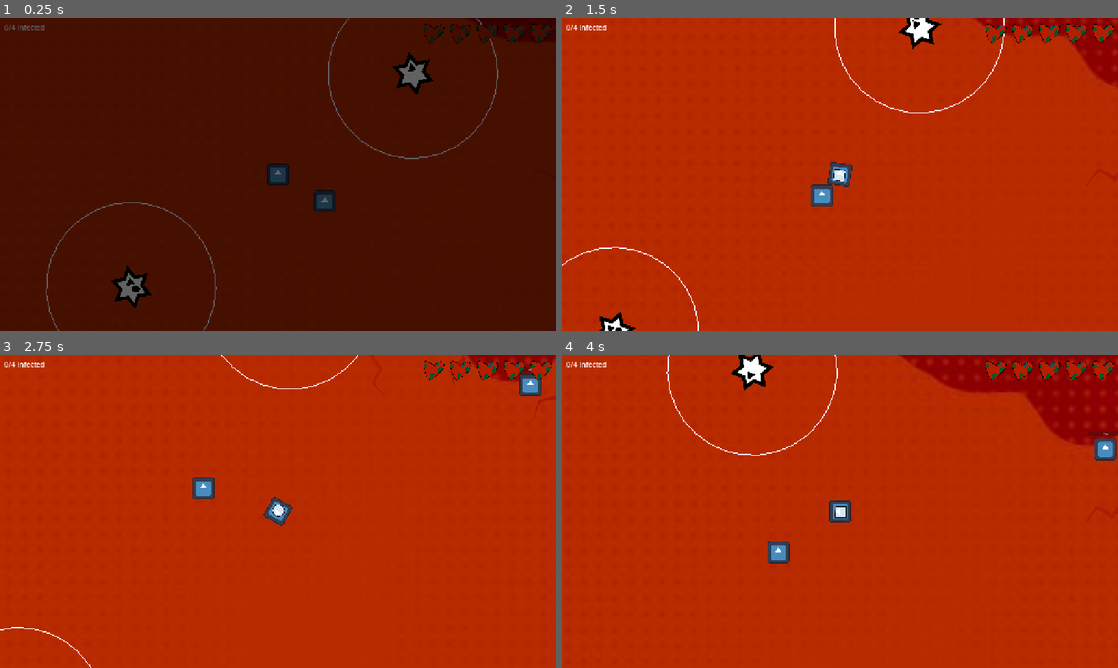
Above: before the commit, frames 1-4 (two rows, left to right).
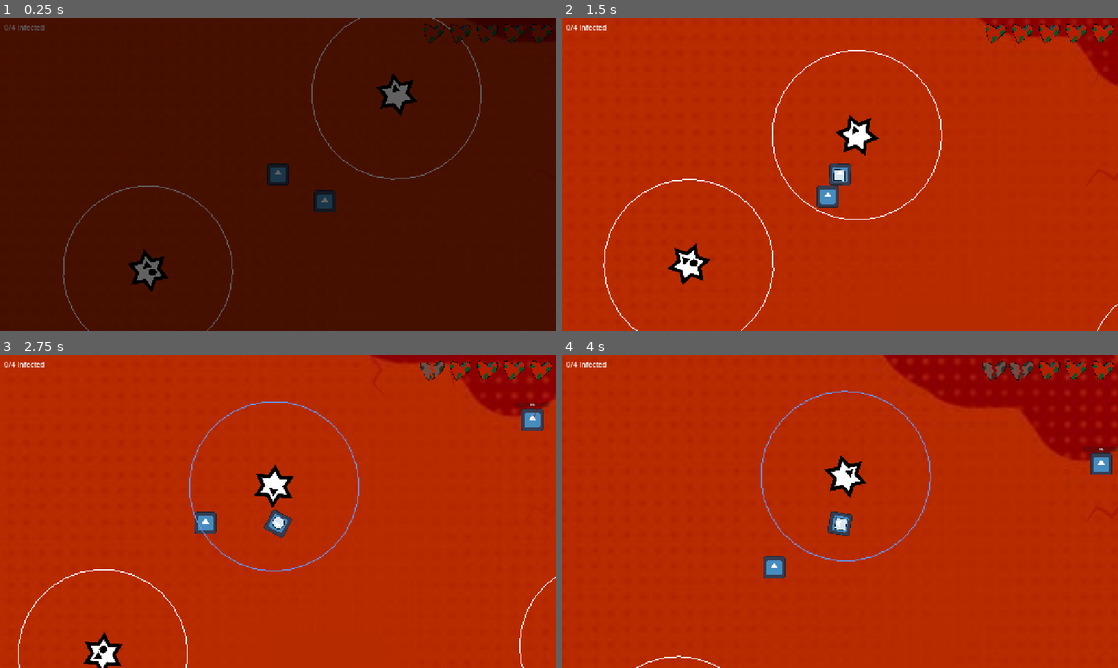
Above: after the commit, the same moments.

Repository: MarkusSecundus/GlobalJam_2026
Game: Godot game, scene res://maps/test_map.tscn
Same seed, same stepped clock (60 frames per second), same inputs: the game is played once before the commit and once after it. The engine's default icon, where the game draws it, is replaced by a stand-in: a white triangle on a blue panel in a dark square.
Inputs:
- Up to frame 1 (0.25 s): no input
- Up to frame 2 (1.5 s): hold D (Right) 0.53-1.28 s; tap 1 (Mask1) at 0.6 s; hold S (Down) from 1.28 s (still down); tap 2 (Mask2) at 1.35 s
- Up to frame 3 (2.75 s): release S (Down) at 2.03 s; hold D (Right) from 2.03 s (still down); tap 3 (Mask3) at 2.1 s
- Up to frame 4 (4 s): release D (Right) at 2.78 s; hold W (Up) 2.78-3.53 s; tap 1 (Mask1) at 2.85 s; hold A (Left) from 3.53 s (still down); tap 2 (Mask2) at 3.6 s

The runs differ from the first frame. In frame 1, 2.7% of the frame differs, in the area x 8-90%, y 0-100%; in frame 2, 2.9%; in frame 3, 5.0%; in frame 4, 5.2%, in the area x 13-100%, y 0-100%.

Commit message:
player / enemy tweaks

Diff:
--- a/prefabs/enemy.gd
+++ b/prefabs/enemy.gd
@@ -2,8 +2,8 @@
 
 var ATTACK_IMPULSE_MAGNITUDE = 1000.0
 var ATTACK_DIR_VARIABILITY = 300.0
-var AGGRO_GAIN_SPEED_SLOW = 1.0/2.5
-var AGGRO_GAIN_SPEED_FAST = 1.0/0.67
+var AGGRO_GAIN_SPEED_SLOW = 1.0/3.5
+var AGGRO_GAIN_SPEED_FAST = 1.0/0.5
 var AGGRO_LOSE_SPEED = 1.0 / 2.0
 var AGGRO_COOLDOWN_AFTER_ATTACK = 0.1
 var AGGRO_COOLDOWN_AFTER_HIT = 1.67
@@ -73,8 +73,13 @@
 	if random_move_timeout <= 0.0:
 		random_move_timeout += randf_range(RANDOM_MOVE_PERIOD_MIN, RANDOM_MOVE_PERIOD_MAX)
 
+		var magnitude = randf_range(RANDOM_MOVE_MAGNITUDE_MIN, RANDOM_MOVE_MAGNITUDE_MAX)
+
+		if detected_player: # make the random movement more subtle when the player is in area
+			magnitude *= 0.25
+
 		var dir: Vector2 = (self.linear_velocity.normalized() + 0.95 * Vector2.from_angle(randf_range(0.0, TAU))).normalized()
-		random_move_impulse = randf_range(RANDOM_MOVE_MAGNITUDE_MIN, RANDOM_MOVE_MAGNITUDE_MAX) * dir
+		random_move_impulse = magnitude * dir
 
 func get_aggro_gain_speed() -> float:
 	if GameState.player_mask == 0:
@@ -106,9 +111,6 @@
 		aggro_level = 0.0
 		aggro_cooldown = AGGRO_COOLDOWN_AFTER_ATTACK
 
-	if detected_player:
-		random_move_timeout = RANDOM_MOVE_PERIOD_MIN
-
 	maybe_do_random_movement(delta)
 
 
--- a/scripts/player/player.gd
+++ b/scripts/player/player.gd
@@ -1,7 +1,7 @@
 class_name Player
 extends RigidBody2D
 
-const PLAYER_SPEED_SLOW: float = 500
+const PLAYER_SPEED_SLOW: float = 450
 const PLAYER_SPEED_FAST: float = 670
 
 # Called when the node enters the scene tree for the first time.
